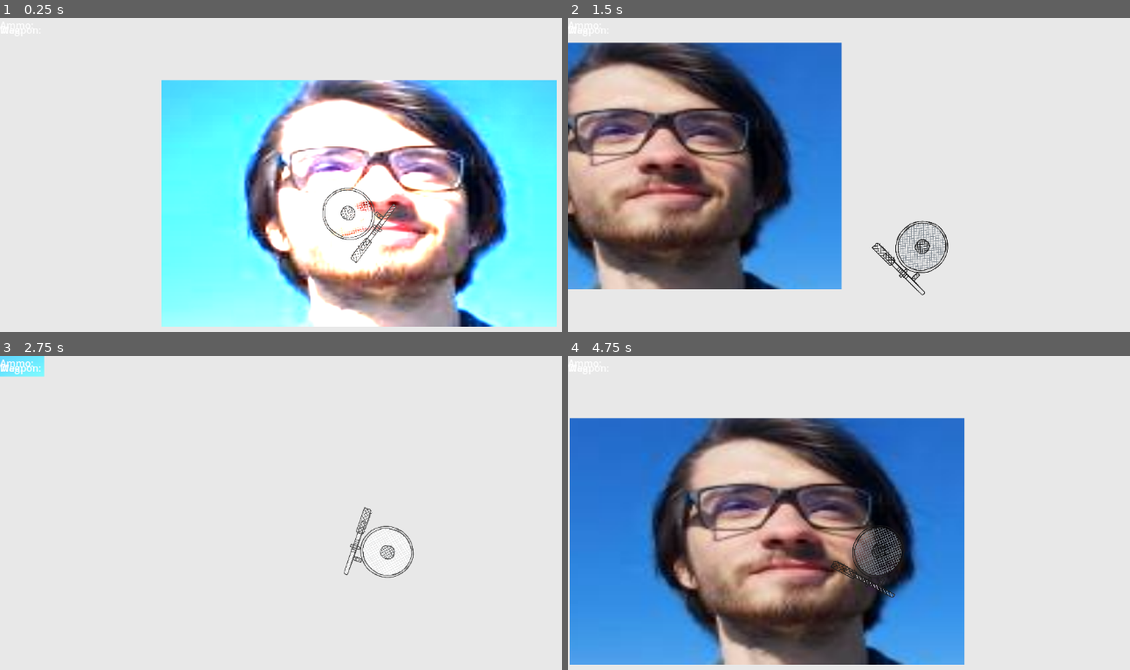
Above: before the commit, frames 1-4 (two rows, left to right).
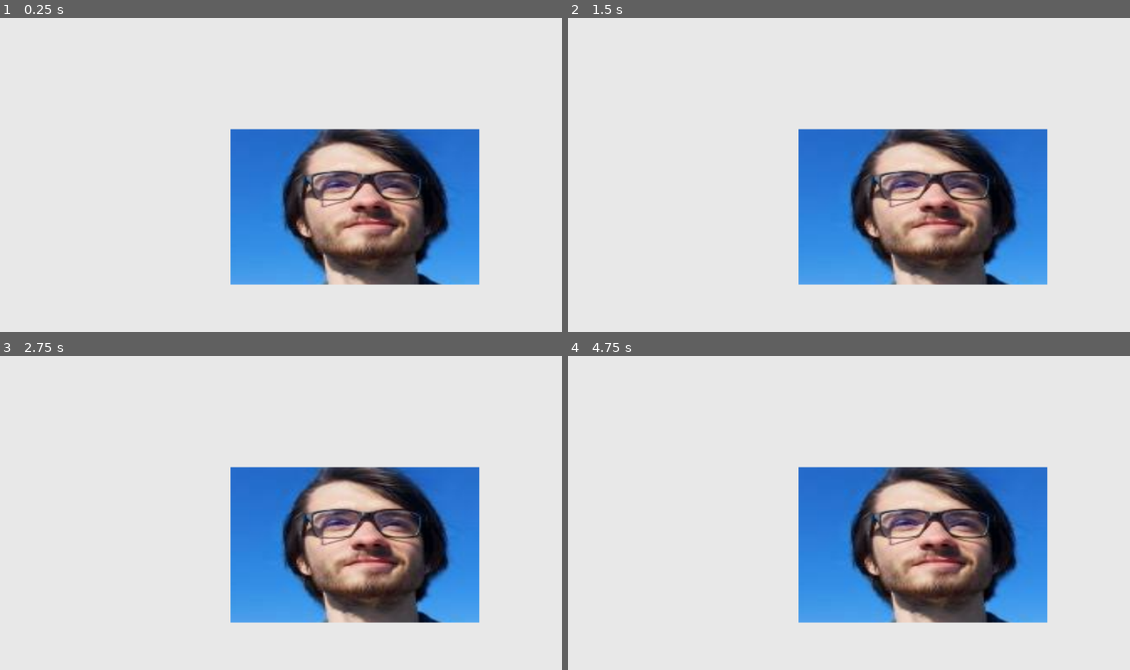
Above: after the commit, the same moments.

Repository: LanVukusic/GameX
Game: Godot game, scene res://TEST.tscn
Two runs of this game, one before a commit and one after it. Both use one fixed random seed, a clock stepped at 60 frames per second and the inputs below. This scene is started directly instead of the project's main scene.
Inputs (mouse positions are in pixels of both pictures, inside the frame that each line leads up to):
- Up to frame 1 (0.25 s): no input
- Up to frame 2 (1.5 s): tap Enter at 0.5 s; move the mouse to (1068, 193) at 0.52 s; hold Right (ui_right) 0.53-1.28 s; hold L (Lamp) 0.53-1.28 s; move the mouse to (775, 234) at 1.27 s; hold Down (ui_down) from 1.28 s (still down); click (775, 234) at 1.35 s
- Up to frame 3 (2.75 s): move the mouse to (415, 465) at 2.02 s; release Down (ui_down) at 2.03 s; hold Right (ui_right) from 2.03 s (still down); hold L (Lamp) from 2.03 s (still down)
- Up to frame 4 (4.75 s): move the mouse to (882, 629) at 2.77 s; release Right (ui_right) at 2.78 s; release L (Lamp) at 2.78 s; hold Up (ui_up) 2.78-3.53 s; click (882, 629) at 2.85 s; move the mouse to (1124, 610) at 3.52 s; hold L (Lamp) 3.53-4.28 s; hold Left (ui_left) from 3.53 s (still down); move the mouse to (708, 494) at 4.27 s; click (708, 494) at 4.35 s

The runs differ from the first frame. In frame 1, 53% of the frame differs, in the area x 28-100%, y 19-99%; in frame 2, 53%; in frame 3, 22%; in frame 4, 62%, in the area x 0-86%, y 19-99%.

Commit message:
noita inspired projectile system

Diff:
--- /dev/null
+++ b/Godot/DynamicProjectiles/ProjectileTester.tscn
@@ -0,0 +1,71 @@
+[gd_scene load_steps=9 format=3 uid="uid://rybje18abhxx"]
+
+[ext_resource type="Script" path="res://DynamicProjectiles/Projectile_tester.gd" id="1_ggvl1"]
+[ext_resource type="PackedScene" uid="uid://dbu1yyujegbyk" path="res://DynamicProjectiles/projectiles/basic_trigger_bullet/BasicTriggerBullet.tscn" id="2_4xljp"]
+[ext_resource type="PackedScene" uid="uid://bb41j7ymxdxxl" path="res://DynamicProjectiles/projectiles/tri_forkate/n_forkate.tscn" id="2_ck1bx"]
+[ext_resource type="PackedScene" uid="uid://cr4r31mosk33i" path="res://DynamicProjectiles/projectiles/basic_bullet/BasicBullet.tscn" id="3_3fpng"]
+[ext_resource type="Texture2D" uid="uid://cgk5i7qqvjqs1" path="res://icon.png" id="3_410l1"]
+
+[sub_resource type="Gradient" id="Gradient_gh5sa"]
+
+[sub_resource type="GradientTexture2D" id="GradientTexture2D_eut0x"]
+gradient = SubResource("Gradient_gh5sa")
+
+[sub_resource type="RectangleShape2D" id="RectangleShape2D_kjmxs"]
+size = Vector2(64, 248)
+
+[node name="ProjectileTester" type="Node2D" node_paths=PackedStringArray("projectile_transform")]
+script = ExtResource("1_ggvl1")
+fire_rate_sec = 2.0
+projectile_speed = 600.0
+projectile_transform = NodePath("RayCast2D")
+projectile_stack = Array[PackedScene]([ExtResource("2_4xljp"), ExtResource("2_ck1bx"), ExtResource("3_3fpng"), ExtResource("3_3fpng"), ExtResource("2_4xljp"), ExtResource("3_3fpng")])
+projectile = ExtResource("2_4xljp")
+
+[node name="Icon" type="Sprite2D" parent="."]
+position = Vector2(-1, 0)
+scale = Vector2(0.53125, 0.53125)
+texture = ExtResource("3_410l1")
+
+[node name="RayCast2D" type="RayCast2D" parent="."]
+modulate = Color(0.552812, 0.0414615, 0.196202, 1)
+target_position = Vector2(824, 159)
+
+[node name="StaticBody2D" type="StaticBody2D" parent="."]
+position = Vector2(524, 119)
+rotation = -0.150291
+
+[node name="Sprite2D" type="Sprite2D" parent="StaticBody2D"]
+scale = Vector2(1, 3.8125)
+texture = SubResource("GradientTexture2D_eut0x")
+
+[node name="CollisionShape2D" type="CollisionShape2D" parent="StaticBody2D"]
+shape = SubResource("RectangleShape2D_kjmxs")
+debug_color = Color(0.662745, 0.129412, 0.333333, 0.627451)
+
+[node name="Camera2D" type="Camera2D" parent="."]
+position = Vector2(464, 86)
+
+[node name="StaticBody2D3" type="StaticBody2D" parent="."]
+position = Vector2(351, 336)
+rotation = -2.66365
+
+[node name="Sprite2D" type="Sprite2D" parent="StaticBody2D3"]
+scale = Vector2(1, 3.8125)
+texture = SubResource("GradientTexture2D_eut0x")
+
+[node name="CollisionShape2D" type="CollisionShape2D" parent="StaticBody2D3"]
+shape = SubResource("RectangleShape2D_kjmxs")
+debug_color = Color(0.662745, 0.129412, 0.333333, 0.627451)
+
+[node name="StaticBody2D2" type="StaticBody2D" parent="."]
+position = Vector2(19, 372)
+rotation = 0.0610865
+
+[node name="Sprite2D" type="Sprite2D" parent="StaticBody2D2"]
+scale = Vector2(1, 3.8125)
+texture = SubResource("GradientTexture2D_eut0x")
+
+[node name="CollisionShape2D" type="CollisionShape2D" parent="StaticBody2D2"]
+shape = SubResource("RectangleShape2D_kjmxs")
+debug_color = Color(0.662745, 0.129412, 0.333333, 0.627451)
--- /dev/null
+++ b/Godot/DynamicProjectiles/Projectile_tester.gd
@@ -0,0 +1,41 @@
+extends Node
+
+@export_category("Tester properties")
+@export var fire_rate_sec: float
+@export var projectile_speed: float
+@export var projectile_transform: RayCast2D
+@export var projectile_stack: Array[PackedScene]
+
+var active_stack: Array[PackedScene]
+
+
+@export_category("Projectile settings")
+@export var projectile: PackedScene
+
+var timer: Timer
+
+var spawn_pos: Vector2
+var dir: Vector2
+
+# Called when the node enters the scene tree for the first time.
+func _ready() -> void:
+	timer = Timer.new()
+	add_child(timer)
+	timer.start(fire_rate_sec)
+	timer.timeout.connect(shoot)
+	timer.start()
+
+
+func shoot():
+	if (len(active_stack) == 0):
+		active_stack = projectile_stack.duplicate()
+
+	var p = active_stack.pop_front().instantiate().with_data(active_stack) as BaseProjectile
+	p.position = spawn_pos
+	p.apply_central_impulse(dir * projectile_speed)
+	add_child(p)
+
+# Called every frame. 'delta' is the elapsed time since the previous frame.
+func _process(_delta: float) -> void:
+	spawn_pos = projectile_transform.position
+	dir = (projectile_transform.target_position - spawn_pos).normalized()
--- /dev/null
+++ b/Godot/DynamicProjectiles/base_projectile.gd
@@ -0,0 +1,29 @@
+extends RigidBody2D
+class_name BaseProjectile
+
+@export_category("info")
+@export var projectile_name: String
+@export var active_stack: Array[PackedScene]
+
+func with_data(stack: Array[PackedScene]):
+	self.active_stack = stack
+	self.bullet_setup()
+	return self
+
+
+# Called when bullet data is initialized using with_data
+func bullet_setup():
+	pass
+
+# Called when the node enters the scene tree for the first time.
+func _ready() -> void:
+	if (active_stack == null):
+		push_error("No active stack recieved. use `projectile.instantiate().with_data(activeStack)`")
+	self.body_shape_entered.connect(on_hit)
+	projectile_spawned()
+
+func projectile_spawned():
+	pass
+
+func on_hit(_body_rid: RID, _body: Node, _body_shape_index: int, _local_shape_index: int):
+	queue_free()
--- /dev/null
+++ b/Godot/DynamicProjectiles/projectiles/basic_bullet/BasicBullet.tscn
@@ -0,0 +1,32 @@
+[gd_scene load_steps=6 format=3 uid="uid://cr4r31mosk33i"]
+
+[ext_resource type="Script" path="res://DynamicProjectiles/projectiles/basic_bullet/basic_bulet.gd" id="1_fvmx2"]
+
+[sub_resource type="PhysicsMaterial" id="PhysicsMaterial_tww14"]
+friction = 0.0
+bounce = 1.0
+
+[sub_resource type="CircleShape2D" id="CircleShape2D_t5moq"]
+radius = 17.0294
+
+[sub_resource type="Gradient" id="Gradient_57b5d"]
+
+[sub_resource type="GradientTexture2D" id="GradientTexture2D_30i6h"]
+gradient = SubResource("Gradient_57b5d")
+
+[node name="BasicBullet" type="RigidBody2D"]
+collision_layer = 2
+mass = 0.05
+physics_material_override = SubResource("PhysicsMaterial_tww14")
+contact_monitor = true
+max_contacts_reported = 1
+script = ExtResource("1_fvmx2")
+projectile_name = "Basic bullet"
+
+[node name="CollisionShape2D" type="CollisionShape2D" parent="."]
+shape = SubResource("CircleShape2D_t5moq")
+one_way_collision_margin = 0.0
+
+[node name="Sprite2D" type="Sprite2D" parent="."]
+scale = Vector2(0.34375, 0.34375)
+texture = SubResource("GradientTexture2D_30i6h")
--- /dev/null
+++ b/Godot/DynamicProjectiles/projectiles/basic_bullet/basic_bulet.gd
@@ -0,0 +1,9 @@
+extends BaseProjectile
+class_name BasicBulletProjectile
+
+func projectile_spawned():
+	pass
+
+func on_hit(body_rid: RID, body: Node, body_shape_index: int, local_shape_index: int):
+	queue_free()
+	pass
--- /dev/null
+++ b/Godot/DynamicProjectiles/projectiles/basic_trigger_bullet/BasicTriggerBullet.tscn
@@ -0,0 +1,62 @@
+[gd_scene load_steps=10 format=3 uid="uid://dbu1yyujegbyk"]
+
+[ext_resource type="Script" path="res://DynamicProjectiles/projectiles/basic_trigger_bullet/basic_trigger_bulet.gd" id="1_rhbyo"]
+[ext_resource type="PackedScene" uid="uid://cr4r31mosk33i" path="res://DynamicProjectiles/projectiles/basic_bullet/BasicBullet.tscn" id="2_e6nu8"]
+
+[sub_resource type="PhysicsMaterial" id="PhysicsMaterial_pvhi1"]
+friction = 0.0
+bounce = 1.0
+
+[sub_resource type="CircleShape2D" id="CircleShape2D_in0rm"]
+radius = 17.0294
+
+[sub_resource type="Gradient" id="Gradient_cqblb"]
+colors = PackedColorArray(0.837738, 0.657545, 0, 1, 0.102457, 0.574633, 0.999965, 1)
+
+[sub_resource type="GradientTexture2D" id="GradientTexture2D_w32nq"]
+gradient = SubResource("Gradient_cqblb")
+
+[sub_resource type="Gradient" id="Gradient_axr57"]
+colors = PackedColorArray(0.0196078, 0.294118, 0.823529, 1, 0.643137, 0.384314, 0, 1)
+
+[sub_resource type="GradientTexture1D" id="GradientTexture1D_g3hco"]
+gradient = SubResource("Gradient_axr57")
+
+[sub_resource type="ParticleProcessMaterial" id="ParticleProcessMaterial_lr7i3"]
+lifetime_randomness = 0.5
+particle_flag_disable_z = true
+emission_shape = 1
+emission_sphere_radius = 17.89
+angle_min = -45.0
+angle_max = 45.0
+gravity = Vector3(0, 98, 0)
+scale_min = 5.0
+scale_max = 12.0
+color_ramp = SubResource("GradientTexture1D_g3hco")
+turbulence_enabled = true
+turbulence_noise_strength = 0.3
+turbulence_noise_scale = 6.84
+
+[node name="BasicTriggerBullet" type="RigidBody2D"]
+collision_layer = 2
+mass = 0.1
+physics_material_override = SubResource("PhysicsMaterial_pvhi1")
+contact_monitor = true
+max_contacts_reported = 1
+script = ExtResource("1_rhbyo")
+spread_angle = 0.593
+active_stack = Array[PackedScene]([null, null, ExtResource("2_e6nu8")])
+
+[node name="CollisionShape2D" type="CollisionShape2D" parent="."]
+shape = SubResource("CircleShape2D_in0rm")
+one_way_collision_margin = 0.0
+
+[node name="Sprite2D" type="Sprite2D" parent="."]
+rotation = -0.776672
+scale = Vector2(0.34375, 0.34375)
+texture = SubResource("GradientTexture2D_w32nq")
+
+[node name="GPUParticles2D" type="GPUParticles2D" parent="."]
+amount = 50
+process_material = SubResource("ParticleProcessMaterial_lr7i3")
+lifetime = 0.2
--- /dev/null
+++ b/Godot/DynamicProjectiles/projectiles/basic_trigger_bullet/basic_trigger_bulet.gd
@@ -0,0 +1,38 @@
+extends BaseProjectile
+class_name BasicTriggerBulletProjectile
+
+# @export var trigger_projectile: PackedScene
+@export var spread_angle: float
+var rng = RandomNumberGenerator.new()
+var trig: BaseProjectile = null
+
+func bullet_setup():
+	var trig_scn = self.active_stack.pop_front()
+	if (trig_scn != null):
+		trig = trig_scn.instantiate().with_data(active_stack)
+	else:
+		# print("no active stack found")
+		pass
+
+func projectile_spawned():
+	pass
+
+func spawn_trigger(body: Node):
+	if (trig == null):
+		self.queue_free()
+		return
+	trig.position = self.position
+
+	var magnitude = self.linear_velocity.length()
+	var rand_angle = rng.randf_range(-spread_angle / 2, spread_angle / 2) + self.linear_velocity.angle()
+	var rand_vec = Vector2.from_angle(rand_angle).normalized()
+
+
+	trig.linear_velocity = rand_vec * magnitude
+	trig.add_collision_exception_with(body)
+	get_tree().root.add_child(trig)
+	self.queue_free()
+	return trig
+
+func on_hit(body_rid: RID, body: Node, body_shape_index: int, local_shape_index: int):
+	call_deferred("spawn_trigger", body)
--- /dev/null
+++ b/Godot/DynamicProjectiles/projectiles/tri_forkate/n_forkate.gd
@@ -0,0 +1,36 @@
+extends BaseProjectile
+class_name NForkateBullet
+
+
+@export var shot_dirs: Array[RayCast2D]
+
+var shot_projectiles: Array[BaseProjectile]
+
+
+func bullet_setup():
+	for shot_i in len(shot_dirs):
+		var trig_scn = self.active_stack.pop_front()
+		if (trig_scn != null):
+			shot_projectiles.push_front(trig_scn.instantiate().with_data(active_stack))
+
+
+func spawn_trigger(body: Node):
+	if (len(shot_projectiles) == 0):
+		self.queue_free()
+		return
+
+	for shot_i in len(shot_projectiles):
+		shot_projectiles[shot_i].position = self.position
+
+		var magnitude = self.linear_velocity.length()
+		var shot_angle = (shot_dirs[shot_i].target_position - shot_dirs[shot_i].position).angle() + self.linear_velocity.angle()
+		var shot_vector = Vector2.from_angle(shot_angle).normalized()
+
+		shot_projectiles[shot_i].linear_velocity = shot_vector * magnitude
+		shot_projectiles[shot_i].add_collision_exception_with(body) # the new bullet should not collide with the same wall as parent
+		get_tree().root.add_child(shot_projectiles[shot_i])
+		self.queue_free()
+		# return shot_projectiles[shot_i]
+
+func on_hit(_body_rid: RID, _body: Node, _body_shape_index: int, _local_shape_index: int):
+	call_deferred("spawn_trigger", _body)
--- /dev/null
+++ b/Godot/DynamicProjectiles/projectiles/tri_forkate/n_forkate.tscn
@@ -0,0 +1,35 @@
+[gd_scene load_steps=5 format=3 uid="uid://bb41j7ymxdxxl"]
+
+[ext_resource type="Script" path="res://DynamicProjectiles/projectiles/tri_forkate/n_forkate.gd" id="1_2f7ph"]
+[ext_resource type="Texture2D" uid="uid://cgk5i7qqvjqs1" path="res://icon.png" id="2_4bien"]
+
+[sub_resource type="PhysicsMaterial" id="PhysicsMaterial_mx1cu"]
+friction = 0.0
+bounce = 1.0
+
+[sub_resource type="CircleShape2D" id="CircleShape2D_ciqli"]
+
+[node name="NForkate" type="RigidBody2D" node_paths=PackedStringArray("shot_dirs")]
+collision_layer = 2
+physics_material_override = SubResource("PhysicsMaterial_mx1cu")
+contact_monitor = true
+max_contacts_reported = 1
+script = ExtResource("1_2f7ph")
+shot_dirs = [NodePath("RayCast2D"), NodePath("RayCast2D2"), NodePath("RayCast2D3")]
+
+[node name="RayCast2D" type="RayCast2D" parent="."]
+target_position = Vector2(38, -16)
+
+[node name="RayCast2D2" type="RayCast2D" parent="."]
+target_position = Vector2(45, 0)
+
+[node name="RayCast2D3" type="RayCast2D" parent="."]
+target_position = Vector2(38, 17)
+
+[node name="CollisionShape2D" type="CollisionShape2D" parent="."]
+shape = SubResource("CircleShape2D_ciqli")
+one_way_collision_margin = 20.0
+
+[node name="Sprite2D" type="Sprite2D" parent="."]
+scale = Vector2(0.12, 0.12)
+texture = ExtResource("2_4bien")
--- a/Godot/Entities/Player/Player.tscn
+++ b/Godot/Entities/Player/Player.tscn
@@ -24,9 +24,9 @@
 z_index = 10
 up_direction = Vector2(1, 0)
 script = ExtResource("1_3c7vl")
-weapon_manager = NodePath("Weapon")
+weapon_manager = NodePath("WeaponManager")
 
-[node name="Weapon" parent="." instance=ExtResource("2_t0cl3")]
+[node name="WeaponManager" parent="." instance=ExtResource("2_t0cl3")]
 position = Vector2(-30, 0)
 scale = Vector2(0.165, 0.165)
 
--- a/Godot/Networking/Server.gd
+++ b/Godot/Networking/Server.gd
@@ -45,46 +45,66 @@
 
 
 func get_player_from_id(id: int):
-	return players[id] as Player
+	if (players.has(id)):
+		return players[id] as Player
+	return null
 
 func _disconnected(id, was_clean = false):
 	# This is called when a client disconnects, "id" will be the one of the
 	# disconnecting client, "was_clean" will tell you if the disconnection
 	# was correctly notified by the remote peer before closing the socket.
 	print("Client %d disconnected, clean: %s" % [id, str(was_clean)])
-	players[id].queue_free()
-	players.erase(id)
+	if (players.has(id)):
+		players[id].queue_free()
+		players.erase(id)
 
 
 func handle_packet(data: Variant, peerId: int):
+	var player_inst = get_player_from_id(peerId)
+
 	if (data["t"] == "join"):
-		var id = peerId
-		print("Client %d connected " % [id])
-		var newPlayer = playerScene.instantiate() as Player
-		players[id] = newPlayer
-		newPlayer.visible = true
-		# newPlayer.moveSpeed = 600
-		newPlayer.multiplayerId = id
-		player_root.add_child(newPlayer)
-		newPlayer.connect.emit(Color(data["color"]), data["name"])
+		if (player_inst != null):
+			print("rejoin detected")
+			return
+			# players.erase(peerId)
+			# player_inst.queue_free()
 
+		print("Client %d connected " % [peerId])
+		player_inst = playerScene.instantiate() as Player
+		player_inst.visible = true
+		player_inst.multiplayerId = peerId
+		player_root.add_child(player_inst)
+		player_inst.connect.emit(Color(data["color"]), data["name"])
+		players[peerId] = player_inst
 		return
 
-	var player_inst = get_player_from_id(peerId)
+	# Find the instantiated player associated with the current peerId
+
 	if player_inst == null:
 		print("no player found")
 		return
 
-	if (data["t"] == "move"):
-		player_inst.moveVec.emit(Vector2(data["x"], -1 * data["y"]))
-		return
-	if (data["t"] == "look"):
-		player_inst.lookVec.emit(Vector2(data["x"], -1 * data["y"]), data["x"])
-		return
-	if (data["t"] == "light"):
-		player_inst.lamp.emit()
-		return
+	match data["t"]:
+		"move":
+			player_inst.moveVec.emit(Vector2(data["x"], -1 * data["y"]))
+			return
 
+		"look":
+			player_inst.lookVec.emit(Vector2(data["x"], -1 * data["y"]))
+			return
+
+		"reload":
+			player_inst.weapon_manager.reload_active.emit()
+
+		"shoot":
+			if (data["state"] == "active"):
+				player_inst.weapon_manager.shoot_active.emit()
+			if (data["state"] == "release"):
+				player_inst.weapon_manager.shoot_release.emit()
+
+		"light":
+			player_inst.lamp.emit()
+			return
 
 func _process(_delta):
 	_server.poll()
@@ -99,7 +119,6 @@
 				print("ERROR")
 			else:
 				handle_packet(json.data, ownerId)
-				# print("Packet: ", ownerId, " ", json.data["type"])
 
 	elif state == MultiplayerPeer.CONNECTION_DISCONNECTED:
 		var code = _server.get_close_code()
--- a/Godot/TEST.tscn
+++ b/Godot/TEST.tscn
@@ -1,10 +1,8 @@
-[gd_scene load_steps=6 format=3 uid="uid://btda7ax5atic7"]
+[gd_scene load_steps=4 format=3 uid="uid://btda7ax5atic7"]
 
-[ext_resource type="PackedScene" uid="uid://lrrmhxf8p6g3" path="res://Entities/Player/Player.tscn" id="1_imvub"]
 [ext_resource type="PackedScene" uid="uid://bu1vvd37kb4tn" path="res://Camera/MainCamera.tscn" id="2_oifng"]
 [ext_resource type="Texture2D" uid="uid://ckdbul8vla5d8" path="res://Entities/{768B6756-A940-4E02-B0D2-963D91A6511A}.png" id="3_i0f0g"]
 [ext_resource type="PackedScene" uid="uid://cb4lh3a0xlxc" path="res://Networking/socket_server.tscn" id="4_5k5dy"]
-[ext_resource type="Script" path="res://Entities/Player/PlayerDevNode.gd" id="5_y7ykv"]
 
 [node name="Test" type="Node2D"]
 
@@ -14,15 +12,11 @@
 texture = ExtResource("3_i0f0g")
 
 [node name="MainCamera" parent="." instance=ExtResource("2_oifng")]
-player_padding = 200
-min_zoom = 0.63
+player_padding = 260
+min_zoom = 0.465
 
 [node name="SocketServer" parent="." node_paths=PackedStringArray("player_root") instance=ExtResource("4_5k5dy")]
 position = Vector2(11, -11)
 scale = Vector2(2.77703, 2.14167)
+players = {}
 player_root = NodePath("..")
-
-[node name="Player" parent="." instance=ExtResource("1_imvub")]
-
-[node name="PlayerDevNode" type="Node2D" parent="Player"]
-script = ExtResource("5_y7ykv")
--- a/Godot/Weapon/Weapon.tscn
+++ b/Godot/Weapon/Weapon.tscn
@@ -5,11 +5,12 @@
 [ext_resource type="Resource" uid="uid://b4webqe3ocltu" path="res://Weapon/ranged_weapons/resources/gun_placeholder.tres" id="3_hondn"]
 [ext_resource type="Texture2D" uid="uid://caxkjybrkro8y" path="res://Assets/Gun.png" id="4_8i2ln"]
 
-[node name="Weapon" type="Node2D" node_paths=PackedStringArray("bullet_transform")]
+[node name="AssaultRifle" type="Node2D" node_paths=PackedStringArray("bullet_transform")]
 script = ExtResource("1_eawpq")
 current_bullet = ExtResource("2_usgg8")
 current_weapon = ExtResource("3_hondn")
 bullet_transform = NodePath("BulletTransform")
+metadata/_edit_lock_ = true
 
 [node name="Sprite2D" type="Sprite2D" parent="."]
 texture = ExtResource("4_8i2ln")
Not shown, changed: Controller_web/src/App.tsx
Not shown, changed: Controller_web/src/Controller/Controller.tsx
Not shown, changed: Controller_web/src/WebsocketLogic.ts
Not shown, changed: Controller_web/tsconfig.app.tsbuildinfo
